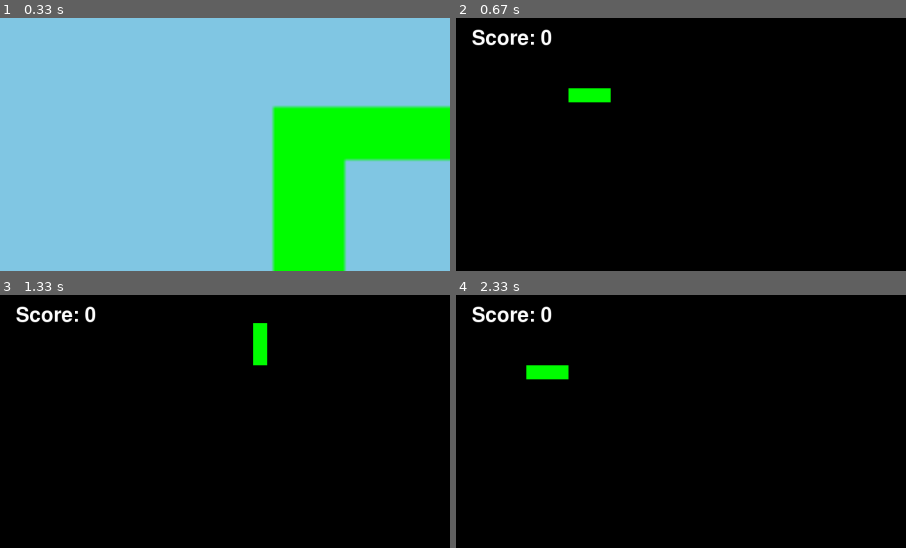
Above: before the commit, frames 1-4 (two rows, left to right).
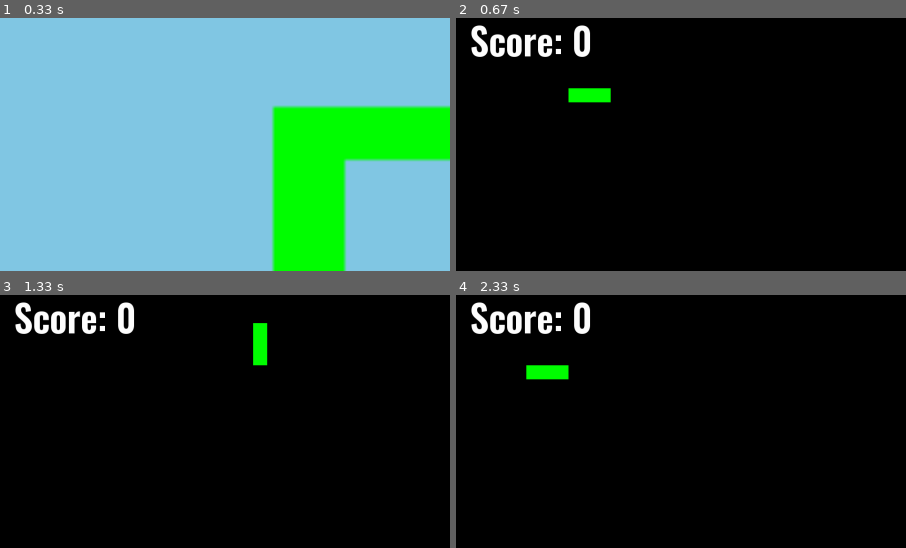
Above: after the commit, the same moments.

Repository: hutgib2/games_site
Game: pygame game, started from games/snake/src/main.py
Same seed, same stepped clock (60 frames per second), same inputs: the game is played once before the commit and once after it.
Inputs:
- Up to frame 1 (0.33 s): no input
- Up to frame 2 (0.67 s): tap Enter at 0.33 s
- Up to frame 3 (1.33 s): hold W from 1.17 s (still down)
- Up to frame 4 (2.33 s): release W at 1.63 s; tap Enter at 2.17 s
The pictures show only the part of the screen within x 0-50%, y 0-50%; the shares and areas given below are measured in that part.

Frame 1 is identical in both runs. In frame 2, 1.7% of the frame differs, in the area x 3-30%, y 2-16%; in frame 3, 1.7%; in frame 4, 1.7%.

Commit message:
added score text to current score during mid-game of special snake.

Diff:
--- a/games/snake/src/game/settings.py
+++ b/games/snake/src/game/settings.py
@@ -1,7 +1,6 @@
 import pygame
 
 pygame.init()
-FONT = pygame.font.SysFont(None, 64)
 WINDOW_WIDTH, WINDOW_HEIGHT = 1920, 1080
 CELL_SIZE = 30
 ROWS = int(WINDOW_HEIGHT / CELL_SIZE)
--- a/games/snake/src/game/snake.py
+++ b/games/snake/src/game/snake.py
@@ -43,10 +43,10 @@
         if self.powerup == 'shrink':
             pass
 
-    def draw_text(self,text, color, x, y):
-        img = FONT.render(text, True, color)
-        font_rect = img.get_frect(center=(x, y))
-        screen.blit(img, font_rect)
+    # def draw_text(self,text, color, x, y):
+    #     img = FONT.render(text, True, color)
+    #     font_rect = img.get_frect(center=(x, y))
+    #     screen.blit(img, font_rect)
 
     async def run(self):
         while self.running:
@@ -94,7 +94,8 @@
                 pygame.draw.rect(screen, (255, 255, 0), (self.powerup_pos[0]*CELL_SIZE, self.powerup_pos[1]*CELL_SIZE, CELL_SIZE, CELL_SIZE))
 
             self.score = len(self.snake) - 3
-            self.draw_text(f'Score: {self.score}', (255, 255, 255), WINDOW_WIDTH / 16, WINDOW_HEIGHT / 24)
+            self.score_text = TextSprite(f'Score: {self.score}', (WINDOW_WIDTH / 12, WINDOW_HEIGHT / 24), (255, 255, 255), WINDOW_WIDTH / 24, ())
+            self.score_text.update()
             self.powerup_spawn_timer.update()
             pygame.display.update()
         return self.score
